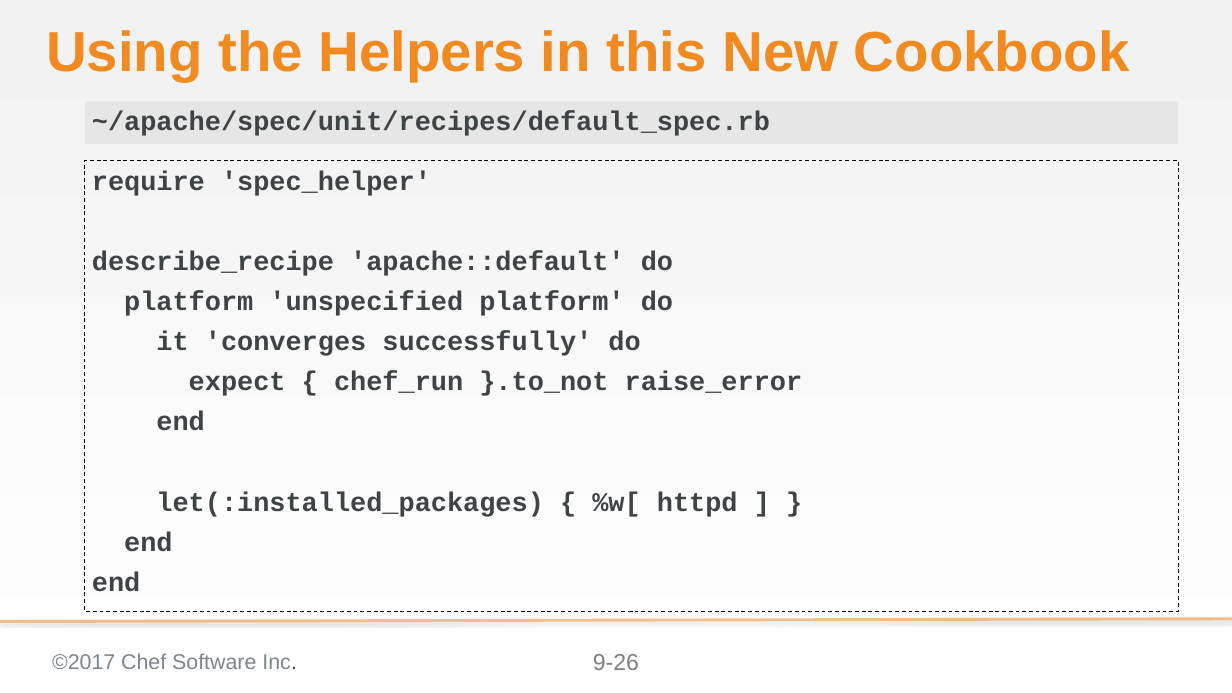
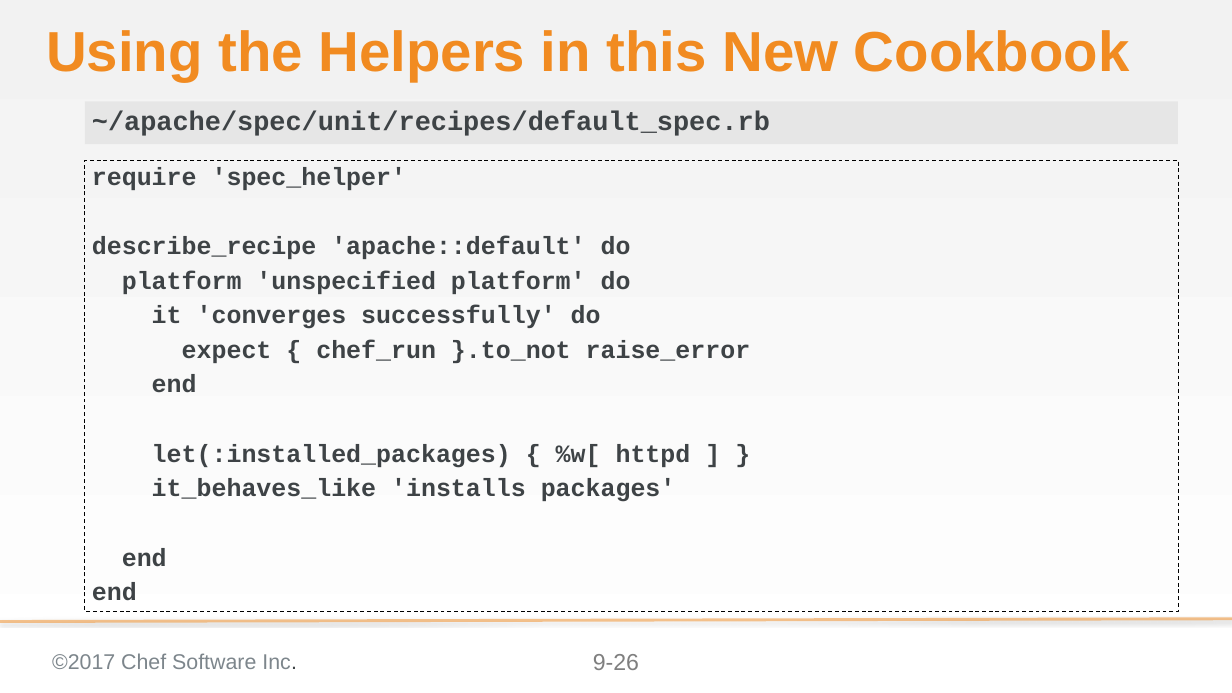
Before and after one commit to chef-training/elegant_tests, a slide deck: slide 26 of 09-creating_a_ruby_gem.pptx. Drawn at 1232x693 pixels with LibreOffice and Linux fonts; fonts in the diff are those of the drawing; background and template pictures are left out. Boxes give left, top, right and bottom in pixels: in the first picture for what was removed or moved away, otherwise in the second. Text is boxed around its words. In the diff, an @@ line names an element or a change of style, - is before the commit and + after.

Commit message:
Update the example apache cookbook
To fully use the helpers you still need to add the it_behave_like

```diff
--- a/09-creating_a_ruby_gem.pptx
+++ b/09-creating_a_ruby_gem.pptx
@@ text at <box>92,167,751,601</box>: size 28 to 25.9 pt in "require 'spec_helper'", "describe_recipe 'apache::default' do", "platform 'unspecified platform' do", "it 'converges successfully' do" and 5 more places; line spacing 1 to 0.9 @@
@@ text at <box>152,478,676,502</box>: paragraph added @@
+it_behaves_like 'installs packages'
```
